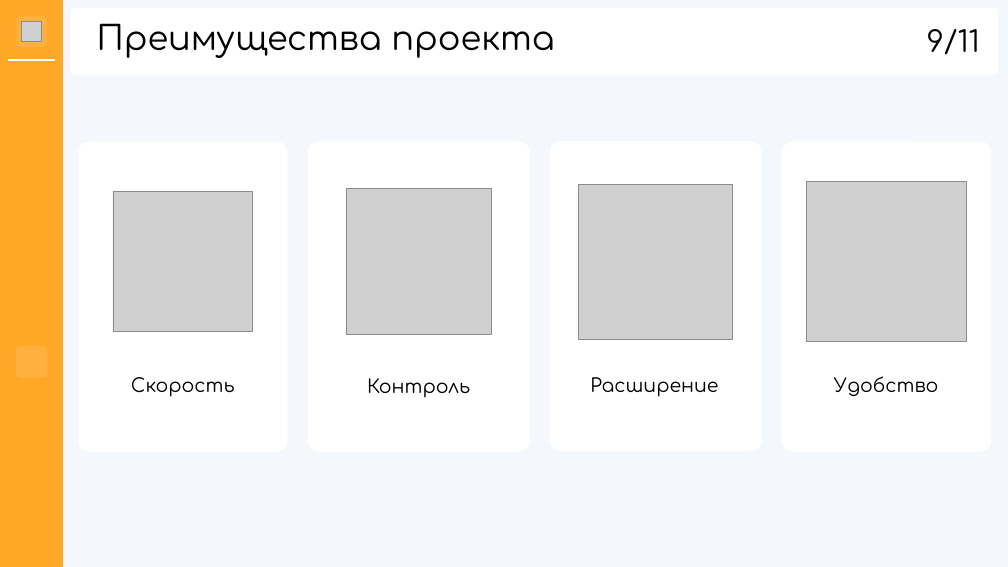
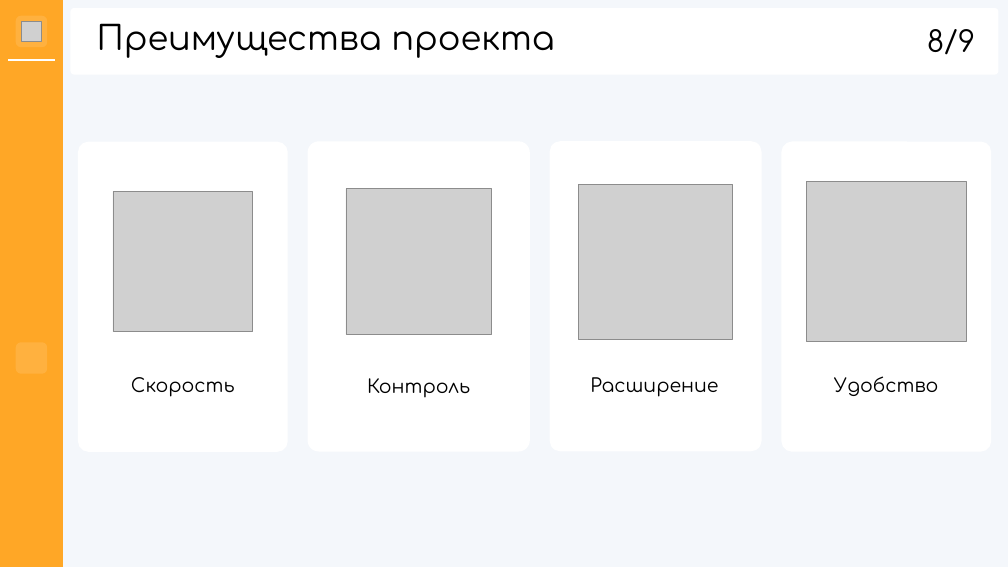
Before and after one commit to hhallva/cmdnt-website, a slide deck: slide 8 of КП/Презентация/Презентация.pptx (slide 9 before the commit). Drawn at 1008x567 pixels with LibreOffice and Linux fonts; fonts in the diff are those of the drawing; grey boxes stand for pictures; background and template pictures are left out. Boxes give left, top, right and bottom in pixels: in the first picture for what was removed or moved away, otherwise in the second. Text is boxed around its words. In the diff, an @@ line names an element or a change of style, - is before the commit and + after.

```diff
--- a/КП/Презентация/Презентация.pptx
+++ b/КП/Презентация/Презентация.pptx
@@ text at bbox=[927, 29, 975, 55]: text changed @@
-9/11
+8/9
@@ rounded rectangle: place and size @@
-rounded rectangle at bbox=[16, 346, 48, 378]
+rounded rectangle at bbox=[16, 343, 48, 374]
```
Also in this commit, not shown: 9 other slides changed, 1 slide removed, 2 other files.
